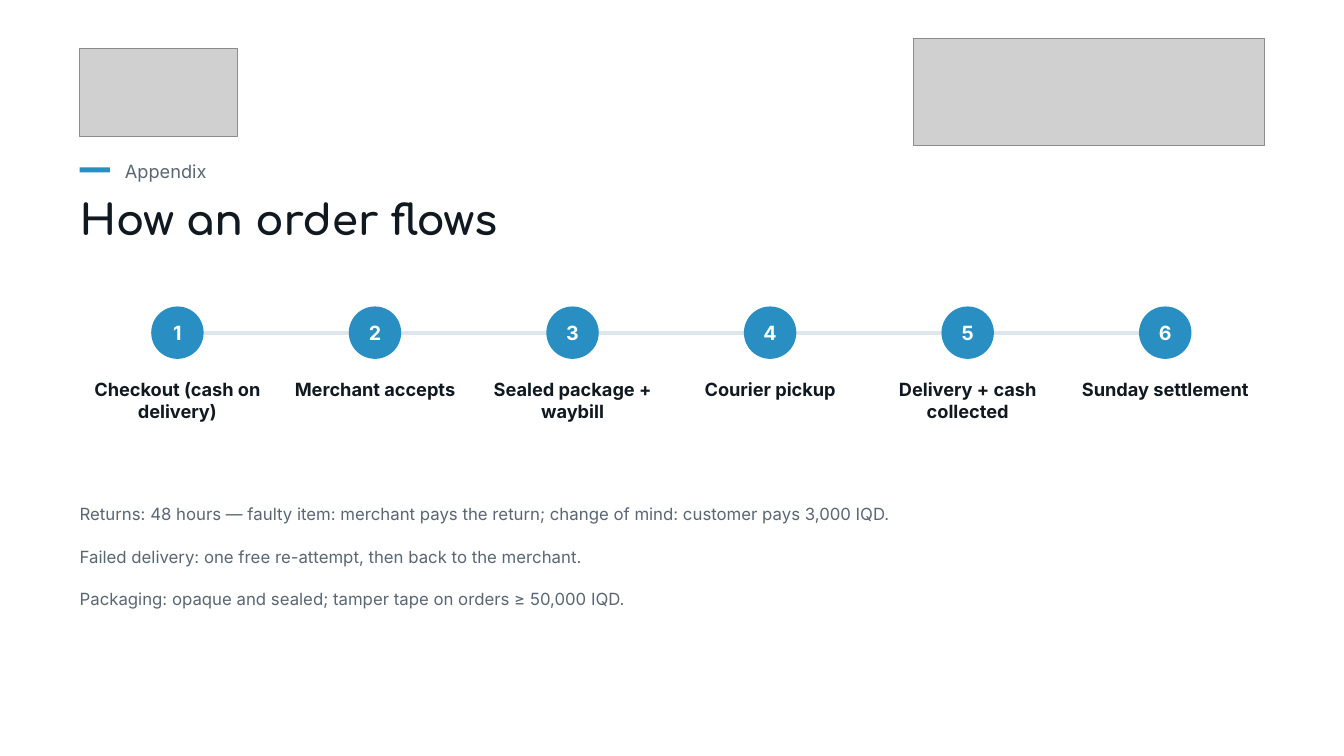
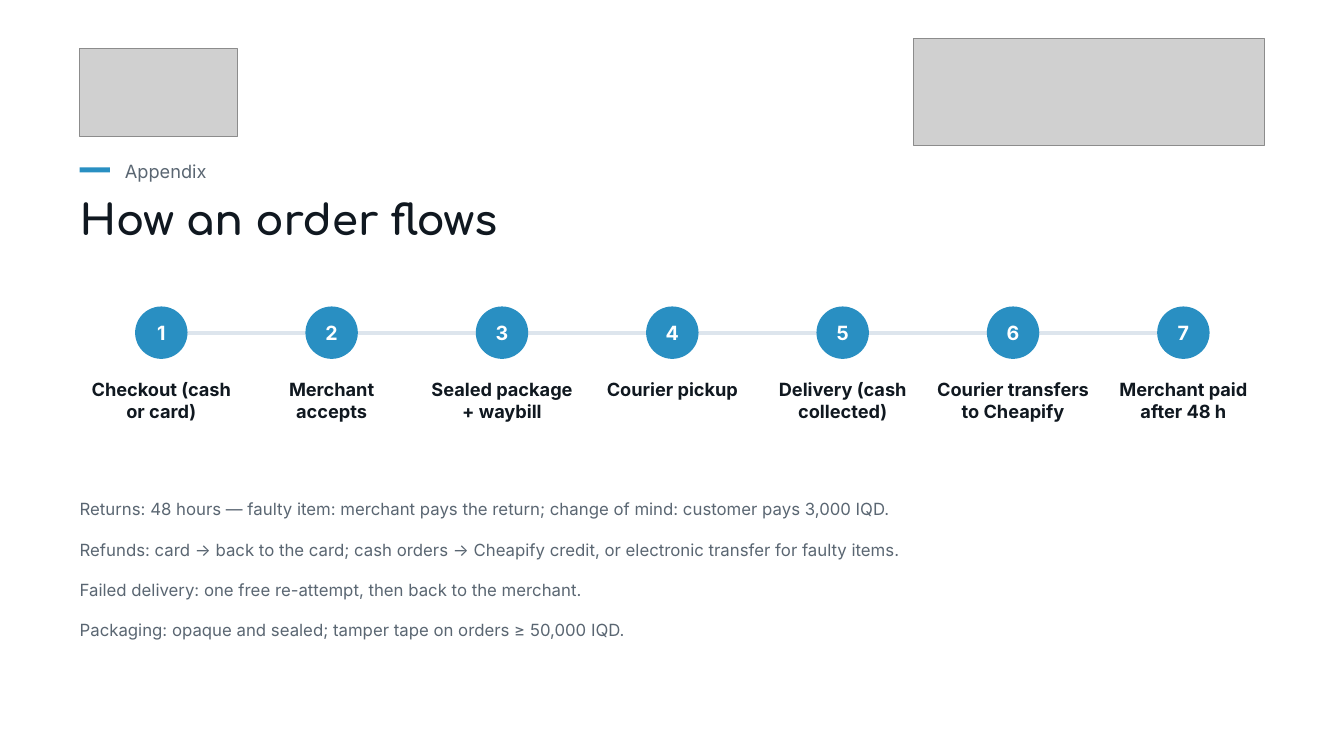
Before and after one commit to shakerbr/cheapify, a slide deck: slide 22 of presentation/Cheapify-GIZ-Pitch.pptx (slide 21 before the commit). Drawn at 1344x756 pixels with LibreOffice and Linux fonts; fonts in the diff are those of the drawing; grey boxes stand for pictures. Boxes give left, top, right and bottom in pixels: in the first picture for what was removed or moved away, otherwise in the second. Text is boxed around its words. In the diff, an @@ line names an element or a change of style, - is before the commit and + after.

```diff
--- a/presentation/Cheapify-GIZ-Pitch.pptx
+++ b/presentation/Cheapify-GIZ-Pitch.pptx
@@ text "1": place and size @@
-text "1" at <box>173,325,181,340</box>
+text "1" at <box>157,325,165,340</box>
@@ ellipse: place and size @@
-ellipse at <box>151,307,204,359</box>
+ellipse at <box>135,307,188,359</box>
@@ text "2": place and size @@
-text "2" at <box>369,325,381,340</box>
+text "2" at <box>325,325,337,340</box>
@@ ellipse: place and size @@
-ellipse at <box>349,307,401,359</box>
+ellipse at <box>306,307,358,359</box>
@@ text "3": place and size @@
-text "3" at <box>566,325,579,340</box>
+text "3" at <box>496,325,509,340</box>
@@ ellipse: place and size @@
-ellipse at <box>546,307,599,359</box>
+ellipse at <box>476,307,528,359</box>
@@ text "4": place and size @@
-text "4" at <box>763,325,776,340</box>
+text "4" at <box>666,325,679,340</box>
@@ ellipse: place and size @@
-ellipse at <box>744,307,797,359</box>
+ellipse at <box>646,307,699,359</box>
@@ text "5": place and size @@
-text "5" at <box>962,325,974,340</box>
+text "5" at <box>837,325,849,340</box>
@@ ellipse: place and size @@
-ellipse at <box>942,307,994,359</box>
+ellipse at <box>817,307,869,359</box>
@@ text "6": place and size @@
-text "6" at <box>1159,325,1172,340</box>
+text "6" at <box>1007,325,1020,340</box>
@@ ellipse: place and size @@
-ellipse at <box>1139,307,1192,359</box>
+ellipse at <box>987,307,1040,359</box>
@@ line moved from (177, 333) - (1166, 333) to (161, 333) - (1184, 333) @@
@@ text at <box>92,382,231,421</box>: text changed @@
-Checkout (cash on delivery)
+Checkout (cash or card)
@@ text "Merchant accepts" rewrapped from <box>295,382,455,400</box> to <box>289,382,374,422</box> @@
@@ text "Sealed package + waybill": place and size @@
-text "Sealed package + waybill" at <box>494,382,635,422</box>
+text "Sealed package + waybill" at <box>431,382,572,422</box>
@@ text "Courier pickup": place and size @@
-text "Courier pickup" at <box>705,382,835,400</box>
+text "Courier pickup" at <box>607,382,738,400</box>
@@ text at <box>779,382,907,421</box>: text changed @@
-Delivery + cash collected
+Delivery (cash collected)
@@ text at <box>937,382,1089,422</box>: text changed @@
-Sunday settlement
+Courier transfers to Cheapify
@@ text "Returns: 48 hours — faulty ...": place and size @@
-text "Returns: 48 hours — faulty ..." at <box>80,507,890,524</box>
+text "Returns: 48 hours — faulty ..." at <box>80,502,890,519</box>
@@ group added at <box>80,307,1248,560</box>: 3 texts, 1 ellipse @@
+7
+Merchant paid after 48 h
+Refunds: card → back to the card; cash orders → Cheapify credit, or electronic transfer for faulty items.
@@ text "Failed delivery: one free re-attempt, ...": place and size @@
-text "Failed delivery: one free re-attempt, ..." at <box>80,550,582,567</box>
+text "Failed delivery: one free re-attempt, ..." at <box>80,583,582,600</box>
@@ text "Packaging: opaque and sealed; tamper ...": place and size @@
-text "Packaging: opaque and sealed; tamper ..." at <box>80,592,625,609</box>
+text "Packaging: opaque and sealed; tamper ..." at <box>80,623,625,640</box>
```
Also in this commit, not shown: 9 other slides changed, 4 slides added, 2 slides removed, 31 other files.
